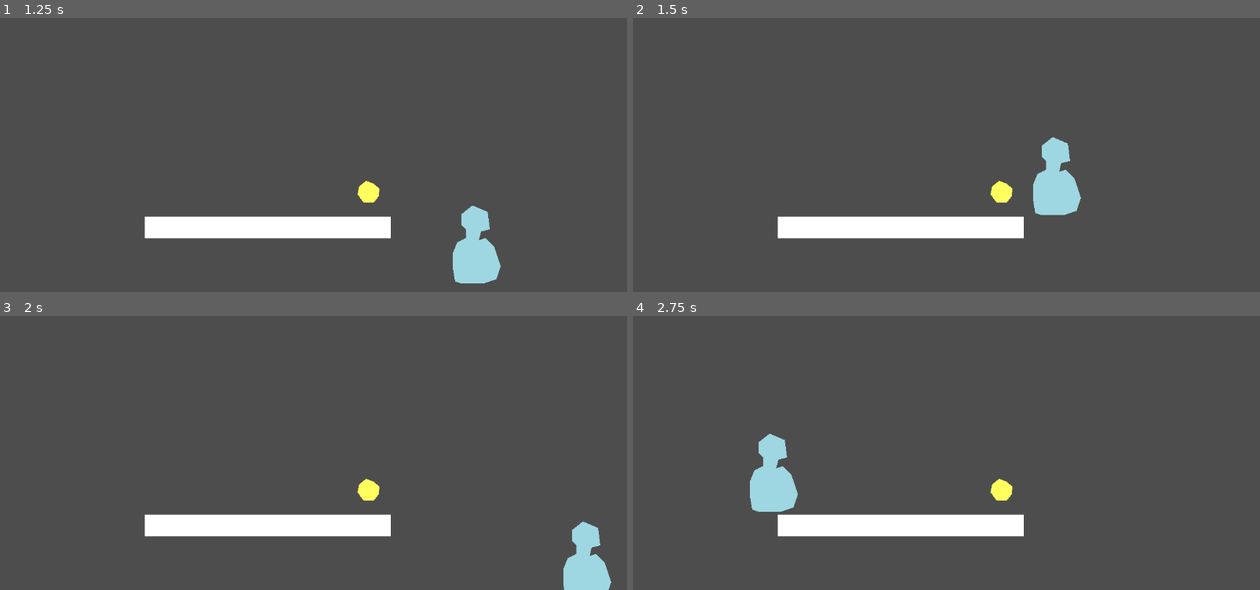
Above: before the commit, frames 1-4 (two rows, left to right).
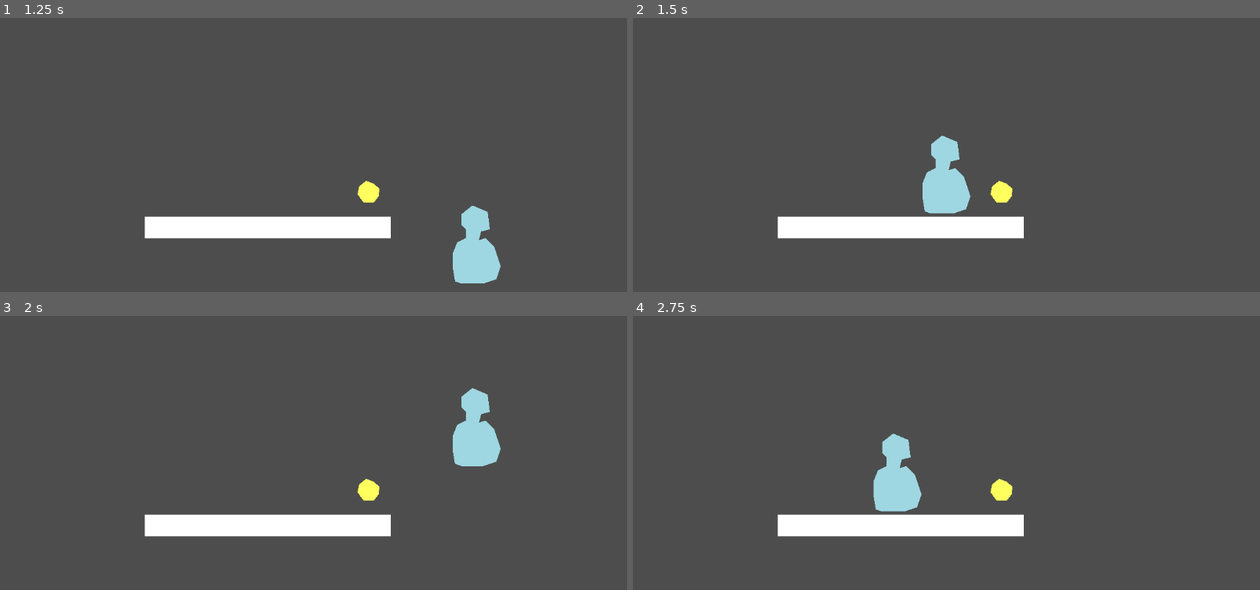
Above: after the commit, the same moments.

Repository: KarlJungtow/Minijam_icecream
Game: Godot game, scene res://scenes/test_level.tscn
Same seed, same stepped clock (60 frames per second), same inputs: the game is played once before the commit and once after it.
Inputs:
- Up to frame 1 (1.25 s): hold D (move-right) from 0.53 s (still down); tap W (jump) at 0.77 s
- Up to frame 2 (1.5 s): keep holding D (move-right)
- Up to frame 3 (2 s): keep holding D (move-right); tap W (jump) at 1.52 s
- Up to frame 4 (2.75 s): release D (move-right) at 2.03 s; hold A (move-left) from 2.03 s (still down)

Frame 1 is identical in both runs. In frame 2, 3.0% of the frame differs, in the area x 46-72%, y 42-72%; in frame 3, 2.8%; in frame 4, 3.0%, in the area x 18-47%, y 42-72%.

Commit message:
Enemy added
Will run left and right

Diff:
--- /dev/null
+++ b/scenes/enemy.tscn
@@ -0,0 +1,23 @@
+[gd_scene load_steps=4 format=3 uid="uid://bqmq5pnphm6yl"]
+
+[ext_resource type="Texture2D" uid="uid://d4d21k2ui8yt3" path="res://assets/slime_green.png" id="1_e6cjc"]
+[ext_resource type="PackedScene" uid="uid://oxtfdsfew20n" path="res://scenes/killzone.tscn" id="2_65l5i"]
+
+[sub_resource type="RectangleShape2D" id="RectangleShape2D_edsvr"]
+size = Vector2(10, 8)
+
+[node name="Enemy" type="Node2D"]
+
+[node name="Sprite2D" type="Sprite2D" parent="."]
+texture = ExtResource("1_e6cjc")
+
+[node name="Killzone" parent="." instance=ExtResource("2_65l5i")]
+
+[node name="CollisionShape2D2" type="CollisionShape2D" parent="Killzone"]
+shape = SubResource("RectangleShape2D_edsvr")
+
+[node name="RayCast2DLeft" type="RayCast2D" parent="."]
+target_position = Vector2(-6, 0)
+
+[node name="RayCast2DRight" type="RayCast2D" parent="."]
+target_position = Vector2(6, 0)
--- a/scenes/player.tscn
+++ b/scenes/player.tscn
@@ -18,11 +18,3 @@
 [node name="PlayerCollisionShape" type="CollisionShape2D" parent="."]
 position = Vector2(0, 7)
 shape = SubResource("CapsuleShape2D_lh2sk")
-
-[node name="PlayerDetectionBox" type="Area2D" parent="."]
-
-[node name="PlayerCollisionShape" type="CollisionShape2D" parent="PlayerDetectionBox"]
-position = Vector2(0, 7)
-shape = SubResource("CapsuleShape2D_lh2sk")
-
-[connection signal="area_entered" from="PlayerDetectionBox" to="." method="_on_player_detection_box_area_entered"]
Binary file added: assets/slime_green.png
Not shown, added: assets/slime_green.png.import
Not shown: 1 places in scenes/killzone.tscn that only renumber resources
Not shown: 1 places in scenes/test_level.tscn that only renumber resources
